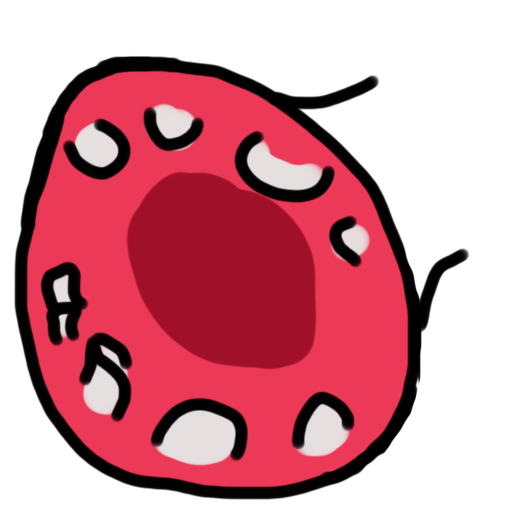
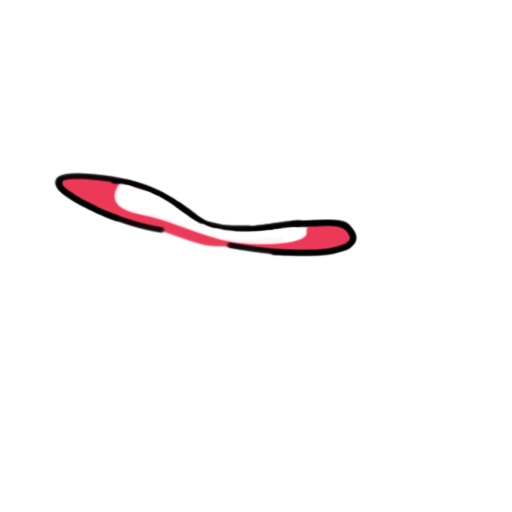
Two versions of the same layered image (512×512). Layer-by-layer changes:
showed "MouthOutlineSad", painted on it over (x1=44, y1=127, x2=397, y2=360)
added layer "MouthColorSad" in group "Mouth" over (x1=57, y1=173, x2=356, y2=254)
hid "ScreamMouth" over (x1=14, y1=55, x2=470, y2=501)
hid "ScreamMouthColior" over (x1=18, y1=68, x2=417, y2=495)
showed group "Eyes" (4 layers) over (x1=83, y1=136, x2=470, y2=311)
